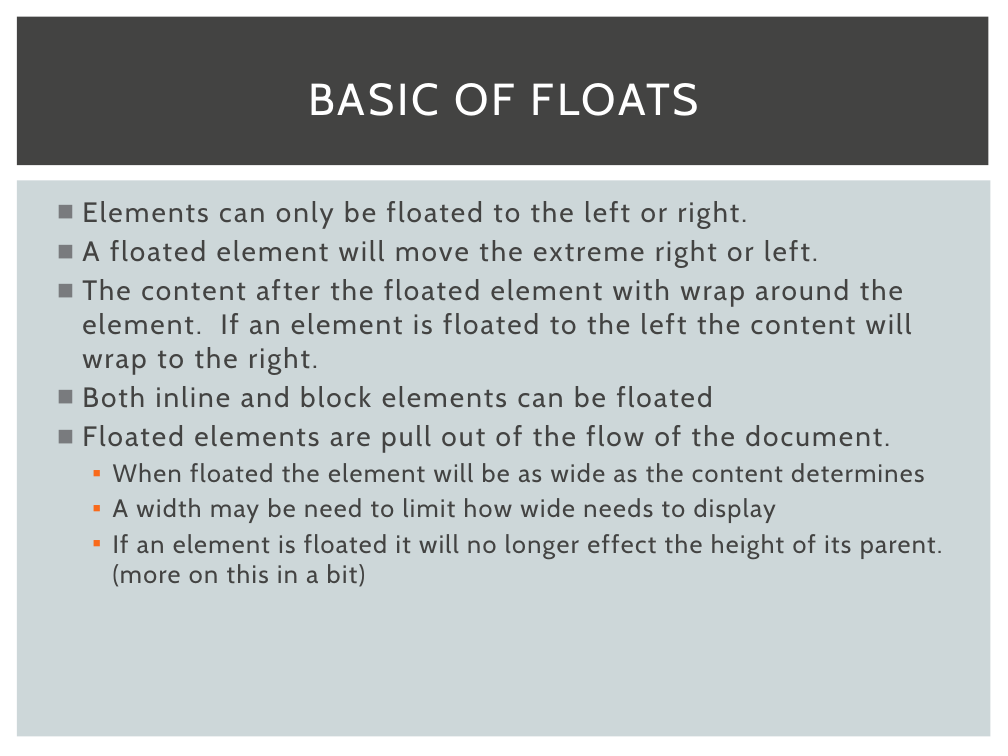
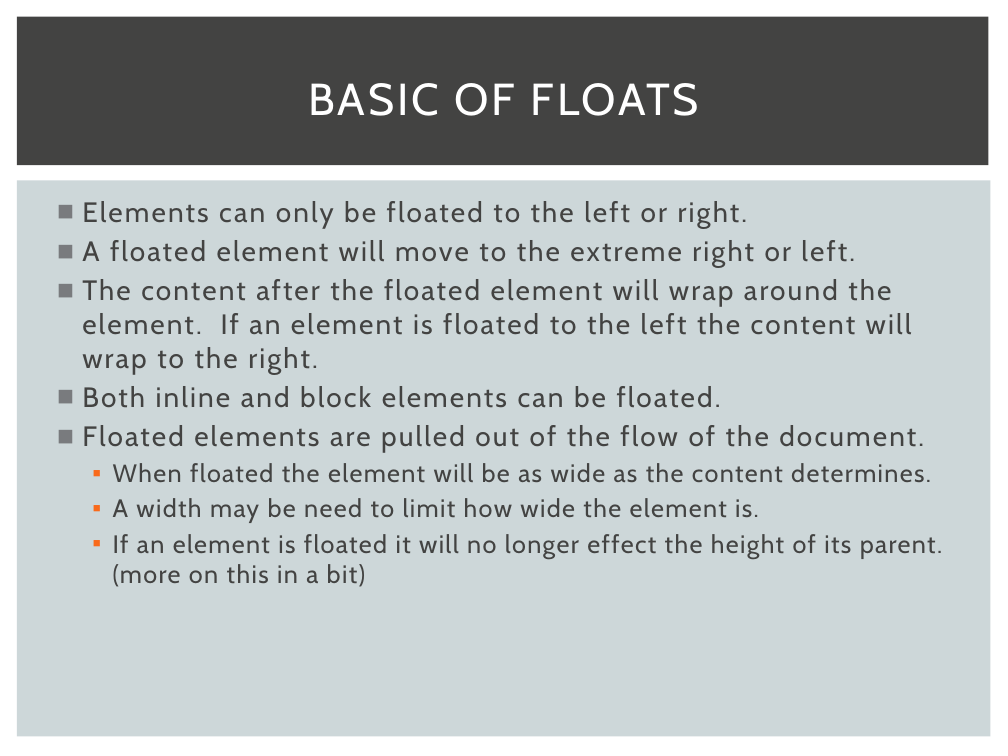
Before and after one commit to danhahn/app-talk, a slide deck: slide 3 of tech-talk.pptx. Drawn at 1008x756 pixels with LibreOffice and Linux fonts; fonts in the diff are those of the drawing. Boxes give left, top, right and bottom in pixels: in the first picture for what was removed or moved away, otherwise in the second. Text is boxed around its words. In the diff, an @@ line names an element or a change of style, - is before the commit and + after.

Commit message:
update document

```diff
--- a/tech-talk.pptx
+++ b/tech-talk.pptx
@@ text at <box>82,240,931,523</box>: text changed @@
-■ A floated element will move the extreme right or left.
-■ The content after the floated element with wrap around the element. If an element is floated to the left the content will wrap to the right.
-■ Both inline and block elements can be floated
-■ Floated elements are pull out of the flow of the document.
-  ▪ When floated the element will be as wide as the content determines
-  ▪ A width may be need to limit how wide needs to display
+■ A floated element will move to the extreme right or left.
+■ The content after the floated element will wrap around the element. If an element is floated to the left the content will wrap to the right.
+■ Both inline and block elements can be floated.
+■ Floated elements are pulled out of the flow of the document.
+  ▪ When floated the element will be as wide as the content determines.
+  ▪ A width may be need to limit how wide the element is.
```
Also in this commit, not shown: 14 other slides changed.
